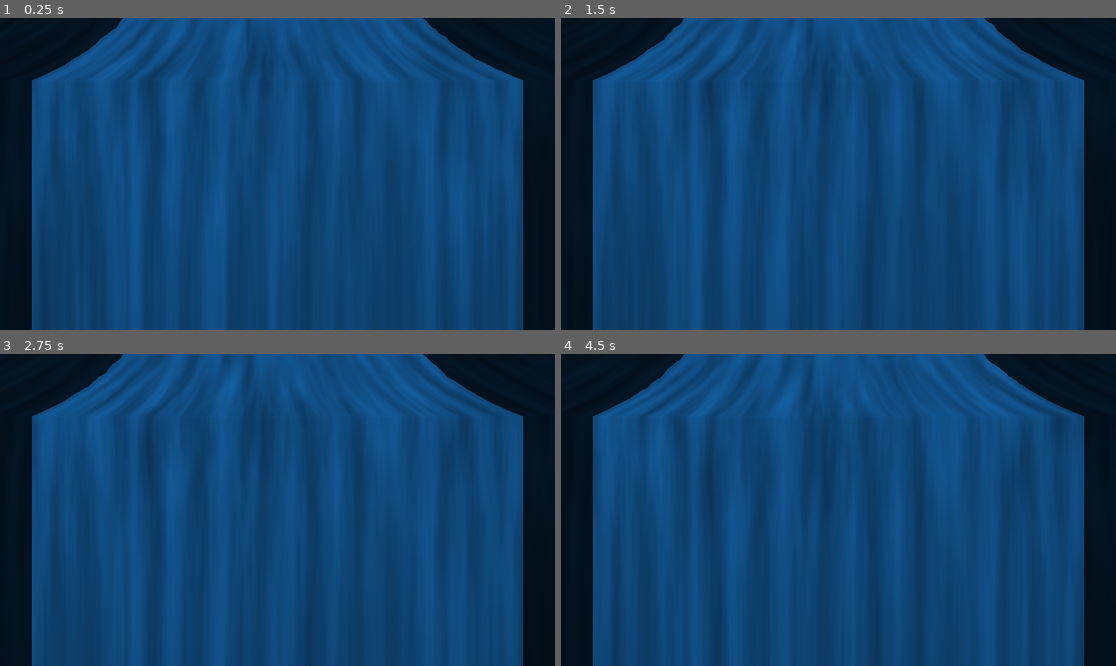
Above: before the commit, frames 1-4 (two rows, left to right).
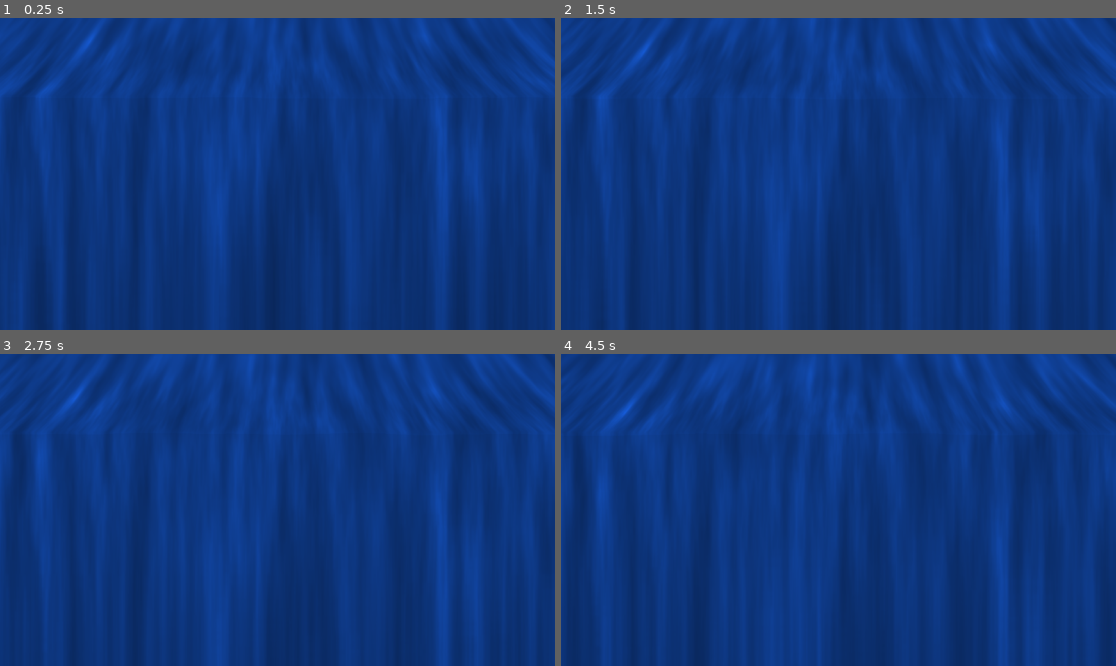
Above: after the commit, the same moments.

Repository: neruthes/chronoriver
Game: Godot game, scene res://gui/main.tscn
Two runs of this game, one before a commit and one after it. Both use one fixed random seed, a clock stepped at 60 frames per second and the inputs below.
Inputs:
- Up to frame 1 (0.25 s): no input
- Up to frame 2 (1.5 s): tap Enter at 0.5 s; tap Space at 1.25 s
- Up to frame 3 (2.75 s): tap Enter at 2 s
- Up to frame 4 (4.5 s): tap Space at 2.75, 4.25 s; tap Enter at 3.5 s

The runs differ from the first frame. In frame 1, 42% of the frame differs, in the area x 0-100%, y 0-100%; in frame 2, 43%; in frame 3, 43%; in frame 4, 42%.

Commit message:
Regular update '2024-08-21T05:11:27+00:00'

Diff:
--- a/godot/gui/main.tscn
+++ b/godot/gui/main.tscn
@@ -7,10 +7,18 @@
 frequency = 0.02
 
 [sub_resource type="NoiseTexture2D" id="NoiseTexture2D_q3ik3"]
-width = 2000
+width = 1500
 height = 200
 seamless = true
 seamless_blend_skirt = 0.242
+noise = SubResource("FastNoiseLite_0ttjs")
+
+[sub_resource type="NoiseTexture2D" id="NoiseTexture2D_h8hl3"]
+width = 1500
+height = 200
+seamless = true
+seamless_blend_skirt = 0.242
+as_normal_map = true
 noise = SubResource("FastNoiseLite_0ttjs")
 
 [sub_resource type="ShaderMaterial" id="ShaderMaterial_ygalb"]
@@ -20,6 +28,7 @@
 shader_parameter/color_noon = Vector3(0.64, 0.064, 0.92)
 shader_parameter/color_dusk = Vector3(1, 1, 1)
 shader_parameter/main_noise = SubResource("NoiseTexture2D_q3ik3")
+shader_parameter/main_noise_normal = SubResource("NoiseTexture2D_h8hl3")
 
 [node name="Main" type="Control"]
 layout_mode = 3
@@ -37,4 +46,10 @@
 anchor_bottom = 1.0
 grow_horizontal = 2
 grow_vertical = 2
-color = Color(0.0862745, 0.396691, 0.670588, 1)
+color = Color(0.0911459, 0.372843, 0.875, 1)
+
+[node name="DirectionalLight2D" type="DirectionalLight2D" parent="."]
+enabled = false
+energy = 0.5
+shadow_color = Color(0, 0, 0, 0.270588)
+height = 0.3
--- a/godot/gui/river1.gdshader
+++ b/godot/gui/river1.gdshader
@@ -1,6 +1,7 @@
 shader_type canvas_item;
 
 uniform sampler2D main_noise: filter_linear_mipmap, repeat_enable;
+uniform sampler2D main_noise_normal: filter_linear_mipmap, repeat_enable, hint_normal;
 uniform vec3 color_night = vec3(1.0,1.0,1.0);
 uniform vec3 color_dawn = vec3(1.0,1.0,1.0);
 uniform vec3 color_noon = vec3(1.0,1.0,1.0);
@@ -8,41 +9,47 @@
 const float daytime_progress = 0.0;
 //const vec3 color_dev_debug = vec3(,1.0,1.0);
 
-const float topdown_threshold = 0.2;
+const float topdown_threshold = 0.25;
 
 void fragment() {
-
-
 	// Split UV to 2 section, top and bottom
 	bool is_top = false;
 	float floating_Y = UV.y;
-	floating_Y += 0.005 * texture(main_noise, vec2(UV.y+0.01* TIME, UV.x + 0.3 * cos(0.01 * TIME))).r;
+	floating_Y += 0.015 * texture(main_noise, vec2(UV.y+0.01* TIME, UV.x + 0.3 * cos(0.03 * TIME))).r;
 	float floating_threshold = topdown_threshold + (floating_Y-UV.y);
 	if (UV.y < floating_threshold) {
 		is_top = true;
 	}
 	vec2 mapped_uv = UV;
-	mapped_uv.x = mix(mapped_uv.x, 0.5, 1.95 * clamp(UV.y, 0.0, topdown_threshold));
+	//mapped_uv.x = mix((mapped_uv.x-0.5)*0.82+0.5, 0.5, clamp(1.2 * UV.y, 0.0, topdown_threshold));
+	mapped_uv.x = mix(mapped_uv.x, 0.5, clamp(1.0 * UV.y, 0.0, topdown_threshold));
 	mapped_uv.y = mapped_uv.y - 0.025 * TIME;
 	if (is_top) {
 		// Slightly add some horizontal shift
-		mapped_uv.x += 0.015 * texture(main_noise, vec2(UV.x + 0.02 * TIME, 0.0)).r * mix(1.0, 0.0, UV.y/floating_threshold);
+		//mapped_uv.x += 0.01 * texture(main_noise, vec2(UV.x + 0.02 * TIME, 0.0)).r * mix(1.0, 0.0, UV.y/floating_threshold);
 	} else {
 		// Let Y axis fall; lower means faster
 		mapped_uv.y -= mix(0.0, 0.45 + UV.y * 0.3, clamp(UV.y - floating_threshold, 0.0, 1.0));
 	}
 	//vec4 noise_color = texture(main_noise, mapped_uv);
-	float pixel_lod = mix(4.2, -1.0, clamp(UV.y/floating_threshold, 0.0, 1.0));
+	float pixel_lod = mix(3.2, -1.0, clamp(UV.y/floating_threshold, 0.0, 1.0));
 	vec4 noise_color = textureLod(main_noise, mapped_uv, clamp(pixel_lod, 0.0, pixel_lod));
+	vec4 noise_color_normal = texture(main_noise_normal, mapped_uv);
+	//COLOR = noise_color;
+	NORMAL = 2.0 * texture(main_noise_normal, mapped_uv).rgb - 1.0;
+	//NORMAL = texture(main_noise_normal, mapped_uv).rgb;
 
 	// Manage colors
+	//COLOR = texture(TEXTURE, UV);
 	vec4 color_dev_debug = COLOR;
 	vec4 color_principal = color_dev_debug;
-	float color_randomness_bias = textureLod(main_noise, vec2(0.5 * mapped_uv.x + 0.03 * TIME, 1.0-mapped_uv.x), 2.0).r - 0.5;
-	vec4 color_dimmer = vec4(color_principal.rgb * (0.53 + 2.0 * 0.026 * color_randomness_bias), 1.0);
+	float color_randomness_bias = textureLod(main_noise, vec2(0.0, mapped_uv.x), 2.0).r;
+	vec4 color_dimmer = vec4(color_principal.rgb * (0.4 + 0.1 * color_randomness_bias), 1.0);
 
 	// Render color
-	COLOR = mix(color_principal, color_dimmer, noise_color.r);
+	COLOR = mix(color_principal, color_dimmer, sqrt(noise_color.r));
+	//COLOR = mix(color_dimmer, color_principal, sqrt(noise_color.r));
+	//COLOR = mix(color_principal, color_dimmer, 0.0);
 	if (is_top) {
 		//COLOR.r = 0.1; // Debug
 		// Slightly add some light
@@ -50,12 +57,32 @@
 		//COLOR.r = 0.1; // Debug
 		COLOR.rgb = mix(COLOR.rgb, vec3(0.0, 0.0, 0.0), UV.y * 0.15);
 	}
-	if (mod(mapped_uv.x, 0.1) < 0.05) {
-		//COLOR.r = 0.1; // Debug
+	if (mod(mapped_uv.x + 0.05, 0.2) < 0.1) {
+		//COLOR.g = 0.0; // Debug
+		//COLOR.rgb = mix(COLOR.rgb, vec3(0.0, 0.07, 1.0), 0.12);
+	} else {
+		//COLOR.rgb = mix(COLOR.rgb, vec3(1.0, 1.0, 1.0), 0.4);
 	}
-	if (mapped_uv.x < 0.23 || mapped_uv.x > 1.0 - 0.23) {
-		COLOR = mix(COLOR, vec4(0.0, 0.0, 0.0, 1.0), 0.75);
+	//if (mapped_uv.x < 0.23 || mapped_uv.x > 1.0 - 0.23) {
+		//COLOR = mix(COLOR, vec4(0.0, 0.0, 0.0, 1.0), 0.75);
 		//COLOR = mix(color_principal, vec4(0.0, 0.0, 0.0, 1.0), 0.7);
 		//COLOR = color_principal;
+	//}
+	//if (abs(noise_color_normal.r - 0.5) < 0.015 && abs(noise_color_normal.g - 0.5) < 0.015) {
+	float centerpos = 0.0;
+	//centerpos = cos(1.414 * TIME) * 0.1;
+	if (abs(NORMAL.r - centerpos) < 0.04 && abs(NORMAL.g - centerpos) < 0.04) {
+		float polarity = cos(1.50 * TIME) * 0.5 + 0.5; // 0 ~ 1
+		//color_randomness_bias
+		//float highlight_strength = (0.012 - abs(NORMAL.r - centerpos)) * 45.0 * (0.85 - UV.y);
+		float highlight_strength = 1.0   *  clamp(mix(0.85, -0.10, UV.y), 0.0, 1.0)     *      (abs(NORMAL.r + NORMAL.g))/0.1;
+		//COLOR.rgb = mix(COLOR.rgb, vec3(1.0, 1.0, 1.0), clamp(highlight_strength, 0.0, 0.8));
 	}
+	//COLOR += LIGHT;
+	//COLOR = texture(main_noise, mapped_uv);
 }
+
+//void light() {
+	//float cNdotL = max(0.0, dot(NORMAL, LIGHT_DIRECTION));
+	//LIGHT = vec4(LIGHT_COLOR.rgb * COLOR.rgb * LIGHT_ENERGY * cNdotL, LIGHT_COLOR.a);
+//}
Not shown: 1 places in godot/gui/main.tscn that only renumber resources
